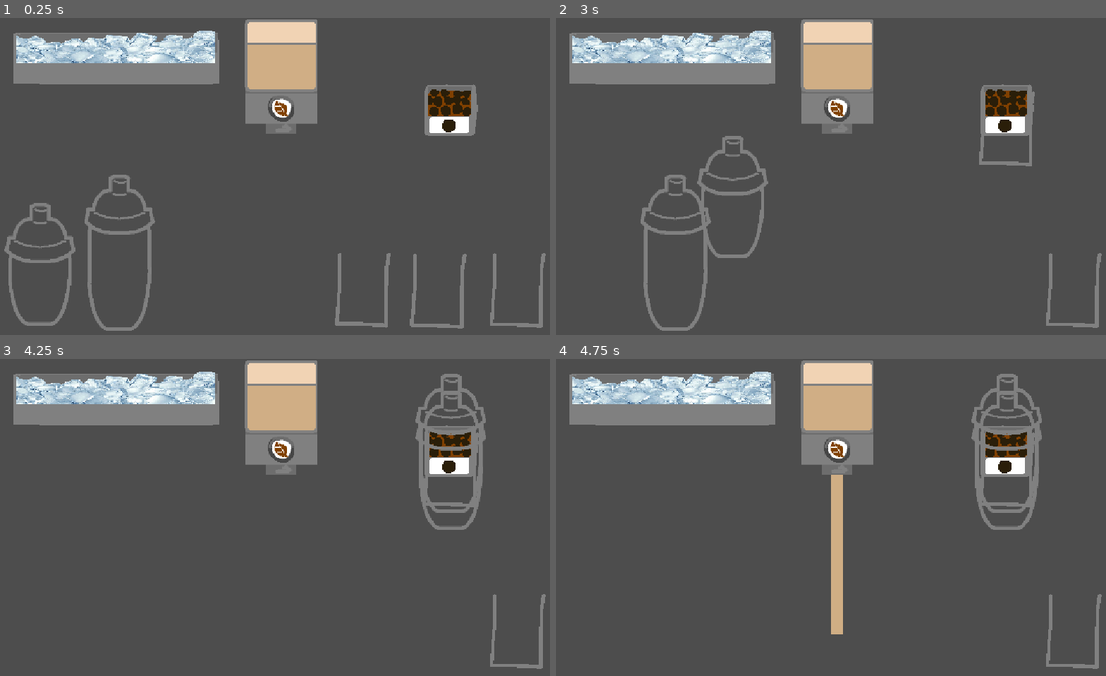
Above: before the commit, frames 1-4 (two rows, left to right).
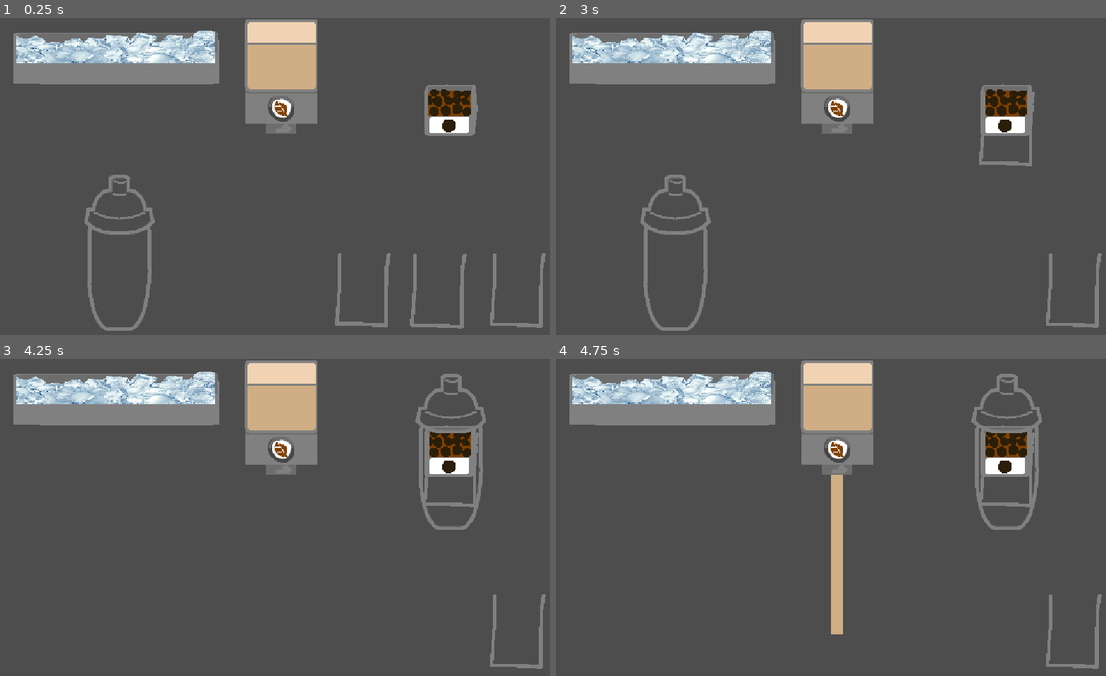
Above: after the commit, the same moments.

Repository: kimypham/bobatea
Game: Godot game, scene res://main.tscn
Same seed, same stepped clock (60 frames per second), same inputs: the game is played once before the commit and once after it.
Inputs (mouse positions are in pixels of both pictures, inside the frame that each line leads up to):
- Up to frame 1 (0.25 s): no input
- Up to frame 2 (3 s): tap Enter at 0.5, 2 s; drag from (919, 271) to (1007, 109) at 0.52 s; tap Space at 1.25, 2.75 s; drag from (996, 274) to (1007, 109) at 1.27 s; move the mouse to (1073, 271) at 2.02 s; click (1073, 271) at 2.17 s; drag from (594, 239) to (1007, 109) at 2.77 s
- Up to frame 3 (4.25 s): tap Enter at 3.5 s; drag from (121, 580) to (451, 450) at 3.52 s
- Up to frame 4 (4.75 s): tap Space at 4.25 s; drag from (836, 447) to (1007, 450) at 4.27 s

The runs differ from the first frame. In frame 1, 0.9% of the frame differs, in the area x 0-14%, y 58-98%; in frame 2, 0.8%; in frame 3, 0.5%; in frame 4, 0.5%.

Commit message:
add pouring tea and submerged looking ice

Diff:
--- a/machine.gd
+++ b/machine.gd
@@ -16,12 +16,17 @@
 
 func _on_clicked():
 	is_pouring = true
-	print("is pouring")
 
 func _process(delta):
 	if is_pouring:
 		pour_height = min(pour_height + POUR_SPEED * delta, POUR_MAX_HEIGHT)
 		queue_redraw()
+
+		# Notify the snapped shaker every frame while pouring
+		var snap_point = $SnapPoint
+		for child in get_tree().get_nodes_in_group("shakers"):
+			if child.is_snapped and child.snap_target == self:
+				child.receive_liquid(delta)
 
 func _draw():
 	if is_pouring or pour_height > 0:
--- a/main.tscn
+++ b/main.tscn
@@ -30,6 +30,7 @@
 position = Vector2(885, 303)
 
 [node name="Shaker" parent="." node_paths=PackedStringArray("snap_target") instance=ExtResource("5_272bh")]
+visible = false
 position = Vector2(94, 502)
 snap_target = NodePath("../Machine")
 
--- a/shaker.gd
+++ b/shaker.gd
@@ -3,6 +3,8 @@
 @onready var sprite = $ShakerSprite
 @onready var hitbox = $Hitbox
 @onready var hitbox_shape = $Hitbox/ShakerHitbox
+@onready var liquid_sprite = $LiquidSprite
+@onready var liquid_sprite_transparent = $LiquidSpriteTransparent
 
 @export var shaker_size: String = "regular"
 
@@ -38,8 +40,14 @@
 var snap_radius := 80.0                  # how close before it snaps (pixels)
 var is_snapped := false
 
+var liquid_fill := 0.0          # 0.0 to 1.0
+const FILL_SPEED := 0.15        # how fast it fills per second
 
 func _ready():
+	add_to_group("shakers")
+	liquid_sprite.visible = false
+	liquid_sprite_transparent.visible = false
+
 	var shape = hitbox_shape.shape.duplicate()
 	hitbox_shape.shape = shape
 	match shaker_size:
@@ -114,8 +122,26 @@
 		base_y_based_on_size = base_y_large
 	new_sprite.position = Vector2(0, base_y_based_on_size - count * spacing_y)
 	add_child(new_sprite)
-	move_child(new_sprite, 0)
+	move_child(new_sprite, 1)
 
 	if not ingredient_scoops.has(ingredient):
 		ingredient_scoops[ingredient] = []
 	ingredient_scoops[ingredient].append(new_sprite)
+
+func receive_liquid(delta: float):
+	liquid_fill = min(liquid_fill + FILL_SPEED * delta, 1.0)
+	liquid_sprite.visible = true
+	liquid_sprite_transparent.visible = true
+
+	var tex_size = liquid_sprite.texture.get_size()
+	var fill_height = tex_size.y * liquid_fill
+	var y_offset = tex_size.y - fill_height  # how much to crop from the top
+
+	liquid_sprite.region_enabled = true
+	liquid_sprite.region_rect = Rect2(0, y_offset, tex_size.x, fill_height)
+	liquid_sprite.offset = Vector2(0, y_offset / 2.0)
+
+	# repeat the same for transparent to make ingredients look submerged
+	liquid_sprite_transparent.region_enabled = true
+	liquid_sprite_transparent.region_rect = Rect2(0, y_offset, tex_size.x, fill_height)
+	liquid_sprite_transparent.offset = Vector2(0, y_offset / 2.0)
--- a/shaker.tscn
+++ b/shaker.tscn
@@ -1,14 +1,22 @@
-[gd_scene load_steps=5 format=3 uid="uid://clg65vd208ch1"]
+[gd_scene load_steps=6 format=3 uid="uid://clg65vd208ch1"]
 
 [ext_resource type="Script" uid="uid://dbu0h1tfhla21" path="res://shaker.gd" id="1_dkk0w"]
 [ext_resource type="Texture2D" uid="uid://pyam43rmmigv" path="res://art/shaker-small.png" id="1_tqtt2"]
 [ext_resource type="Script" uid="uid://vha74w1et0b0" path="res://hitbox.gd" id="2_kwwks"]
+[ext_resource type="Texture2D" uid="uid://dtdsh7c7md3xj" path="res://art/shaker-large-tea.png" id="4_1s5xa"]
 
 [sub_resource type="RectangleShape2D" id="RectangleShape2D_dkk0w"]
 size = Vector2(149.5, 368)
 
 [node name="Shaker" type="Node2D"]
 script = ExtResource("1_dkk0w")
+
+[node name="LiquidSprite" type="Sprite2D" parent="."]
+texture = ExtResource("4_1s5xa")
+
+[node name="LiquidSpriteTransparent" type="Sprite2D" parent="."]
+modulate = Color(1, 1, 1, 0.490196)
+texture = ExtResource("4_1s5xa")
 
 [node name="ShakerSprite" type="Sprite2D" parent="."]
 texture = ExtResource("1_tqtt2")
Binary file changed: art/boba-drawings.png
Binary file added: art/shaker-large-tea.png
Not shown, added: art/shaker-large-tea.png.import
